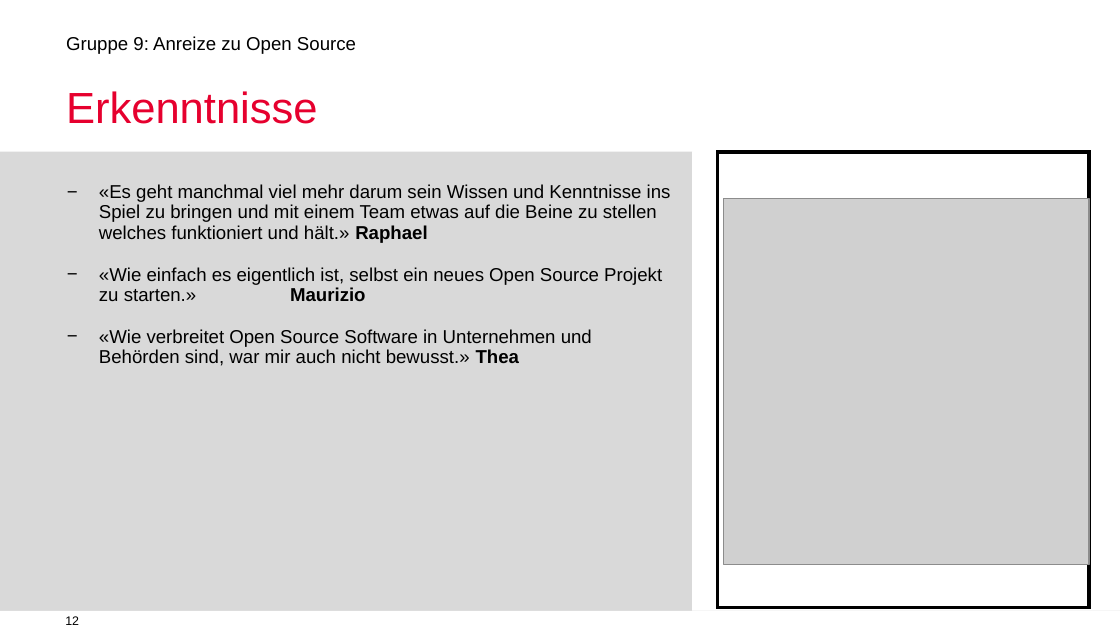
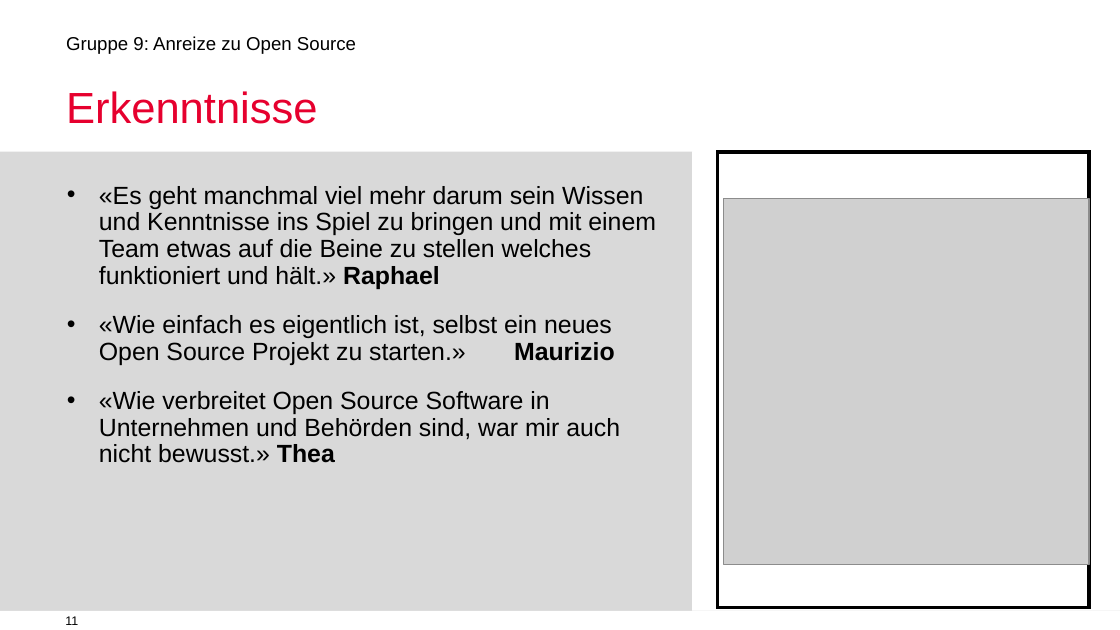
Before and after one commit to mauriziopiu/anreize_zu_open_source, a slide deck: slide 11 of OSS_Prasentation_open.odp (slide 12 before the commit). Drawn at 1120x630 pixels with LibreOffice and Linux fonts; fonts in the diff are those of the drawing; grey boxes stand for pictures; background and template pictures are left out. Boxes give left, top, right and bottom in pixels: in the first picture for what was removed or moved away, otherwise in the second. Text is boxed around its words. In the diff, an @@ line names an element or a change of style, - is before the commit and + after.

```diff
--- a/OSS_Prasentation_open.odp
+++ b/OSS_Prasentation_open.odp
@@ text "«Es geht manchmal viel mehr ..." at [99,186,656,463]: size 12 to 16 pt; bullet − to • @@
@@ page number at [65,616,78,625]: text changed @@
-12
+11
```
Also in this commit, not shown: 12 other slides changed, 1 slide added, 1 slide removed.
